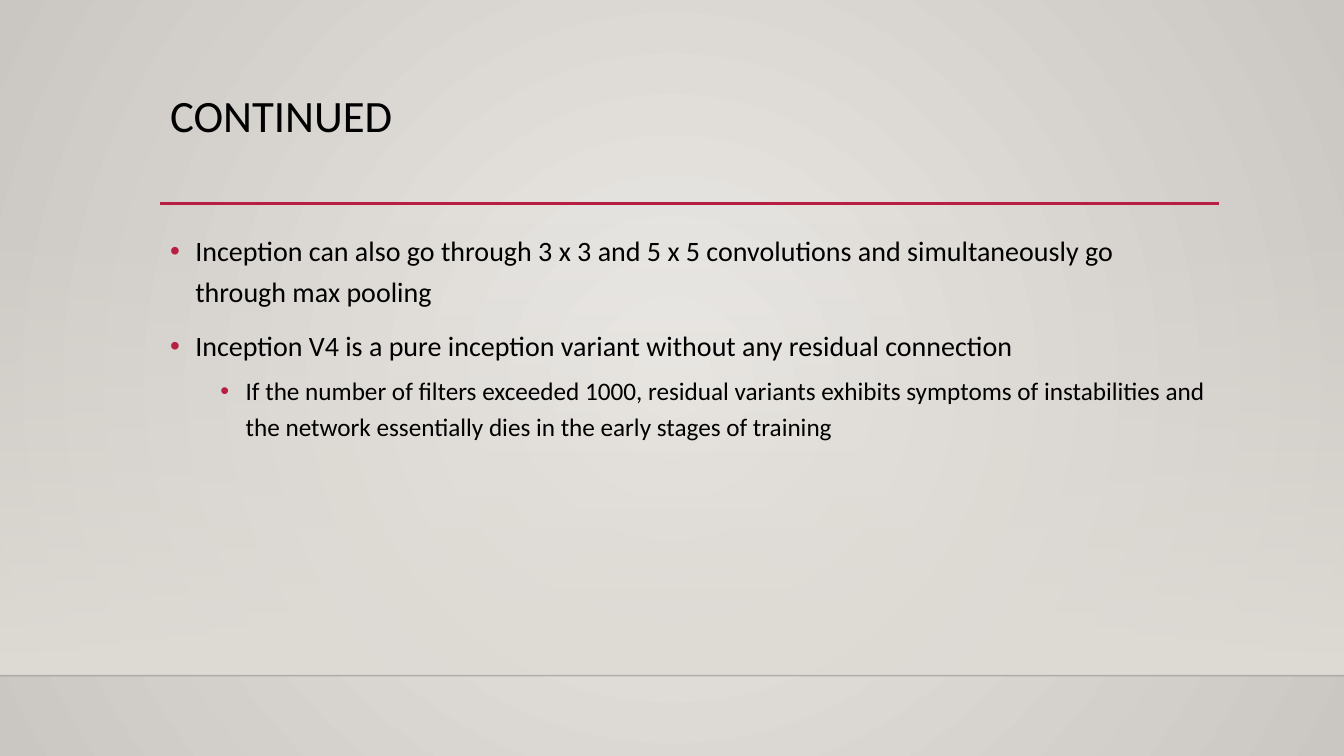
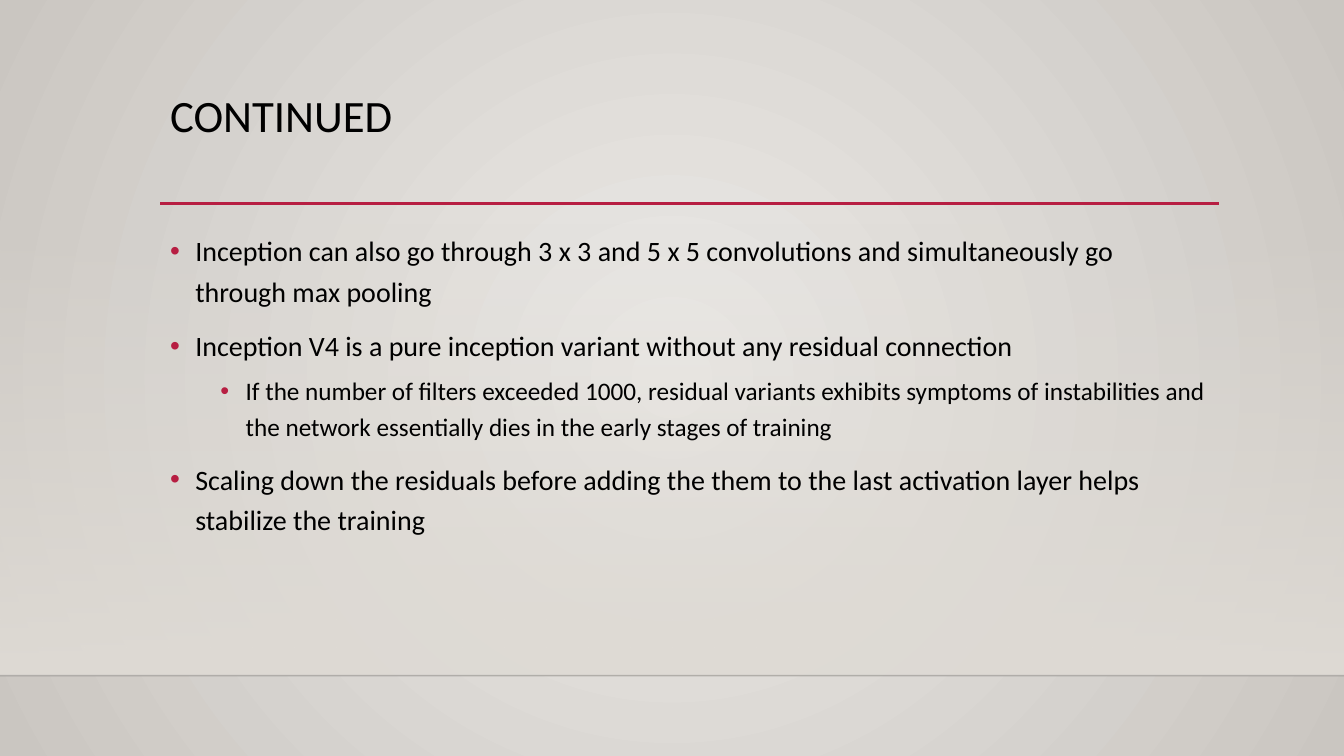
Before and after one commit to btully12/CS430-Class-Notebooks, a slide deck: slide 5 of Final_Individual_Presentation/Presentation1.pptx (slide 6 before the commit). Drawn at 1344x756 pixels with LibreOffice and Linux fonts; fonts in the diff are those of the drawing; background and template pictures are left out. Boxes give left, top, right and bottom in pixels: in the first picture for what was removed or moved away, otherwise in the second. Text is boxed around its words. In the diff, an @@ line names an element or a change of style, - is before the commit and + after.

```diff
--- a/Final_Individual_Presentation/Presentation1.pptx
+++ b/Final_Individual_Presentation/Presentation1.pptx
@@ text at (195,470,1139,535): paragraph added @@
+• Scaling down the residuals before adding the them to the last activation layer helps stabilize the training
```
Also in this commit, not shown: 2 other slides changed.
